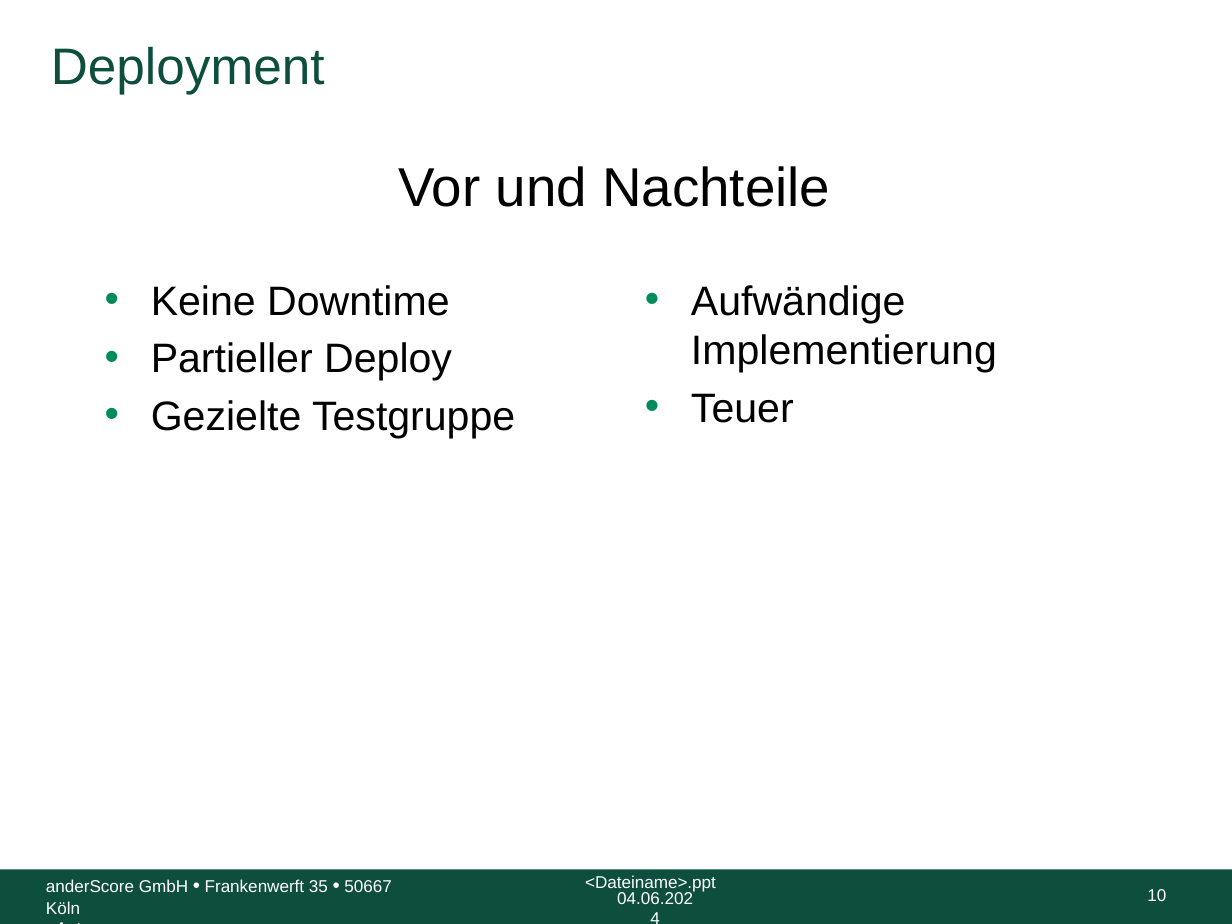
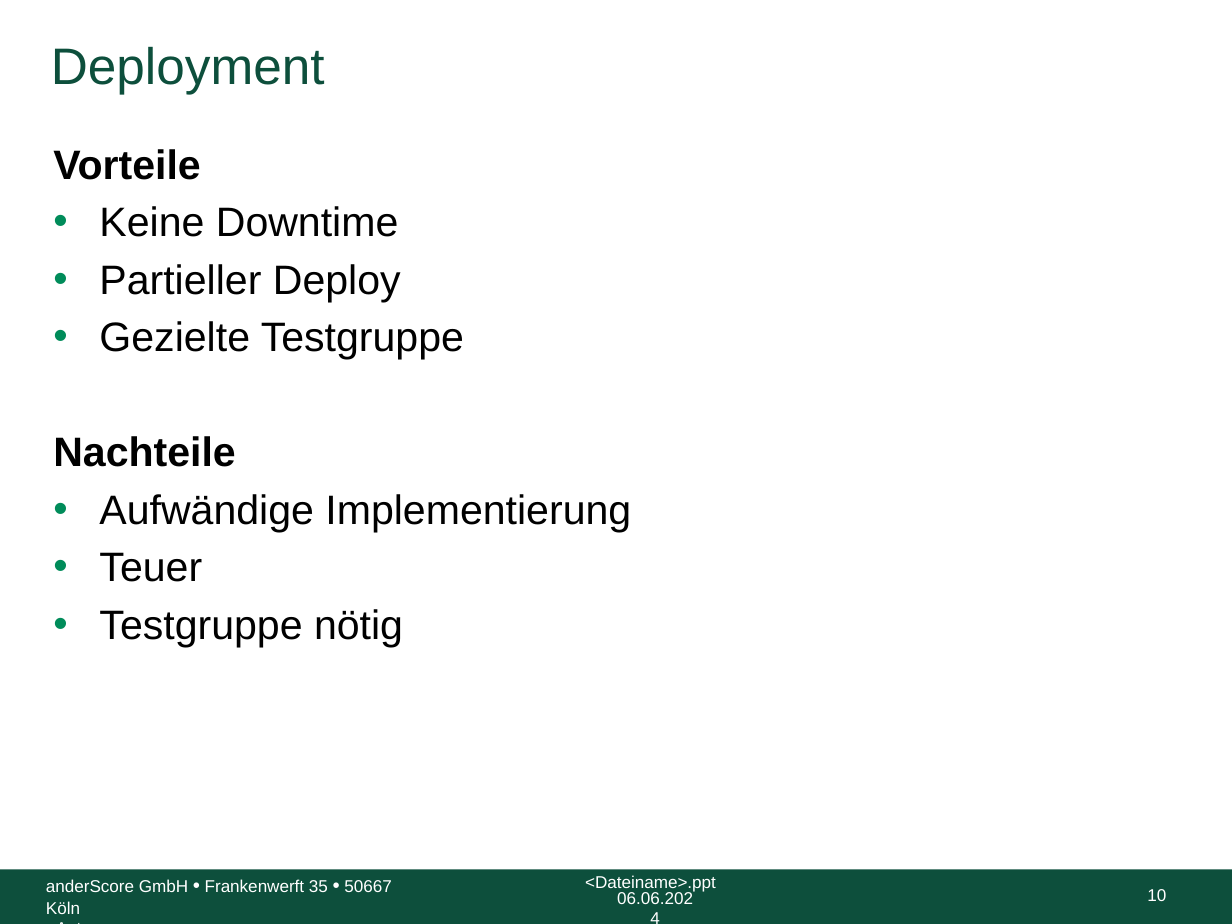
Before and after one commit to anderscore-gmbh/gitlab, a slide deck: slide 10 of slides/Tag-3_4-Deployment-Strategien.pptx. Drawn at 1232x924 pixels with LibreOffice and Linux fonts; fonts in the diff are those of the drawing; background and template pictures are left out. Boxes give left, top, right and bottom in pixels: in the first picture for what was removed or moved away, otherwise in the second. Text is boxed around its words. In the diff, an @@ line names an element or a change of style, - is before the commit and + after.

```diff
--- a/slides/Tag-3_4-Deployment-Strategien.pptx
+++ b/slides/Tag-3_4-Deployment-Strategien.pptx
@@ text "Vorteile": place and size @@
-text "Vorteile" at [151, 285, 515, 438]
+text "Vorteile" at [53, 149, 631, 647]
@@ text at [53, 149, 201, 180]: paragraph added @@
+Vorteile
@@ text removed at [398, 166, 830, 207] @@
-Vor und Nachteile
@@ text removed at [691, 285, 997, 423] @@
-• Aufwändige Implementierung
-• Teuer
@@ text at [53, 436, 631, 647]: paragraphs added @@
+Nachteile
+• Aufwändige Implementierung
+• Teuer
+• Testgruppe nötig
@@ text at [617, 892, 693, 904]: text changed @@
-04.06.2024
+06.06.2024
```
Also in this commit, not shown: 10 other slides changed, 3 other files.
